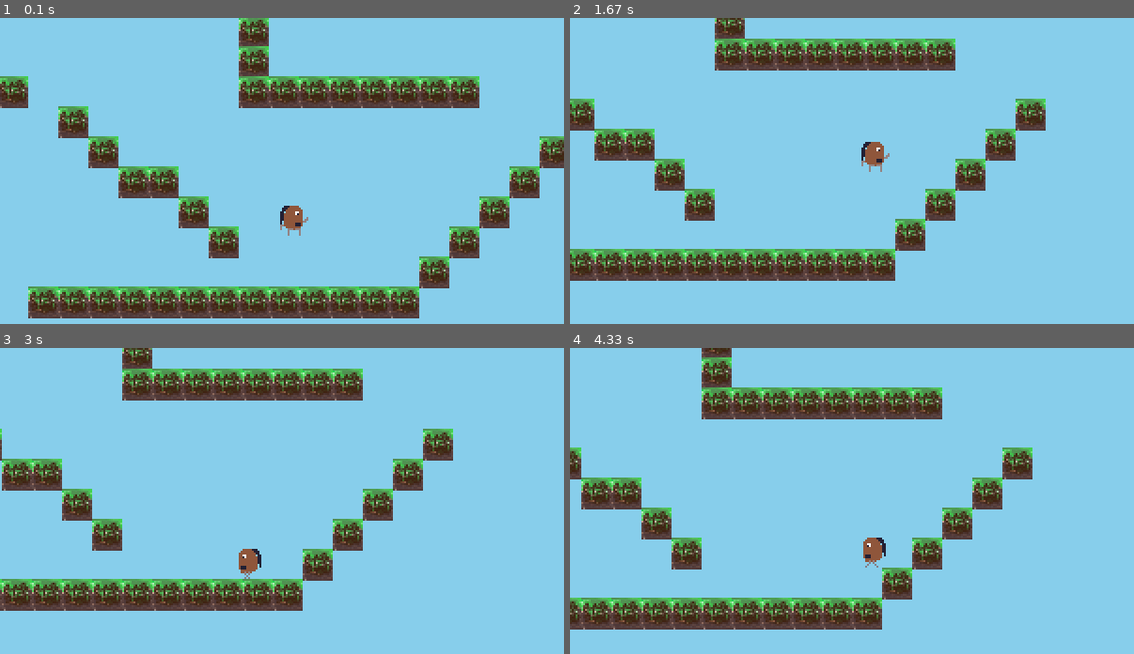
Above: before the commit, frames 1-4 (two rows, left to right).
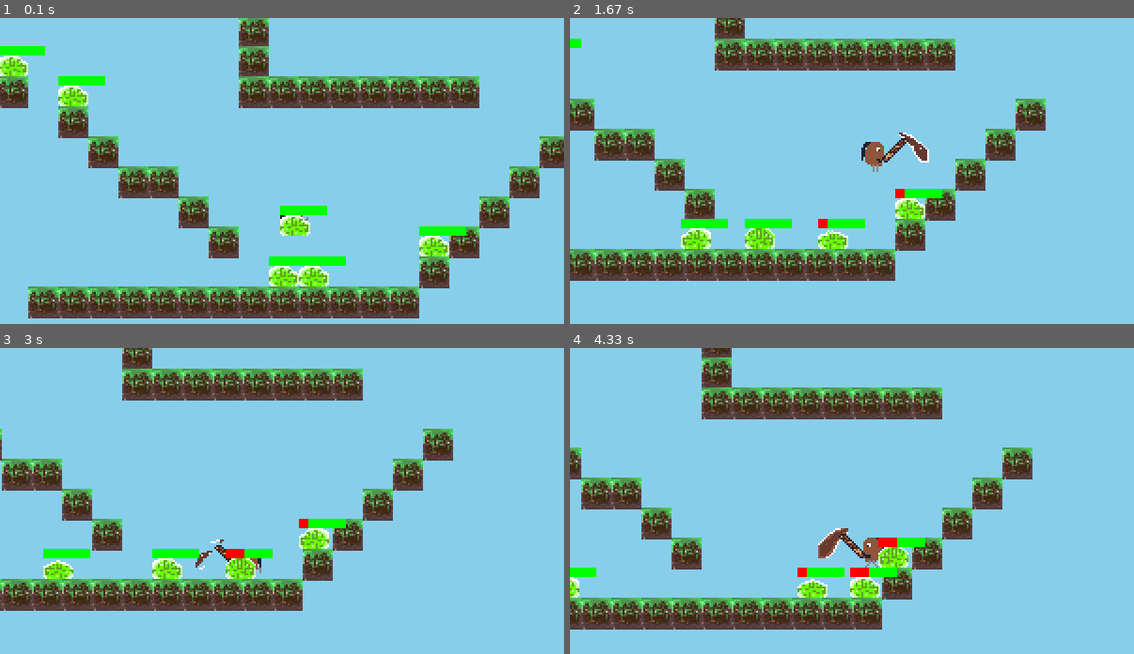
Above: after the commit, the same moments.

Repository: Aimisnotavailable/Python-Pygame
Game: pygame game, started from Game/game.py
Two runs of this game, one before a commit and one after it. Both use one fixed random seed, a clock stepped at 60 frames per second and the inputs below.
Inputs:
- Up to frame 1 (0.1 s): no input
- Up to frame 2 (1.67 s): hold X 0.33-0.8 s; hold Right 0.33-0.8 s; hold Right 0.83-1.3 s; tap X at 0.9, 1.2, 1.4 s; hold Up 1.33-1.63 s
- Up to frame 3 (3 s): hold Right 1.67-2.13 s; tap X at 1.73, 2.03, 2.23, 2.53, 2.8 s; hold Left 2.17-2.7 s; hold Left from 2.73 s (still down)
- Up to frame 4 (4.33 s): tap X at 3.1, 3.23, 3.63, 3.93, 4.3 s; release Left at 3.13 s; hold Up 3.17-3.53 s; hold Right 3.57-4.2 s; hold Left from 4.23 s (still down)

The runs differ from the first frame. In frame 1, 3.3% of the frame differs, in the area x 0-83%, y 9-88%; in frame 2, 2.7%; in frame 3, 2.4%; in frame 4, 2.3%.

Commit message:
added slimes n sticks

Diff:
--- a/Game/game.py
+++ b/Game/game.py
@@ -4,7 +4,7 @@
 import random
 from scripts.utils import load_image, load_images, Animation
 from scripts.tilemap import TileMap
-from scripts.entities import PhysicsEntities, Player
+from scripts.entities import PhysicsEntities, Player, Enemy
 
 class Game:
     def __init__(self):
@@ -22,16 +22,28 @@
         self.scroll = [0, 0]
 
         self.assets = {"grass" : load_images("tiles/grass"),
+                       "sword" : load_image("entities/weapon/sword/sword.png"),
+                       "slash" : Animation(load_images("particles/slash"), image_dur=10),
                        "player" : load_image("entities/player/player1.png"),
                        "player/idle" : Animation(load_images("entities/player/idle")),
                        "player/jump" : Animation(load_images("entities/player/jump")),
-                       "player/run" : Animation(load_images("entities/player/run"), image_dur=5)}
+                       "player/run" : Animation(load_images("entities/player/run"), image_dur=5),
+                       "enemy" : load_image("entities/enemy/enemy.png"),
+                       "enemy/idle" : Animation(load_images("entities/enemy/idle"), image_dur=7),
+                       "enemy/damaged" : Animation(load_images("entities/enemy/damaged")),
+                       "enemy/run" : Animation(load_images("entities/enemy/run"), image_dur=5),}
+
         self.tilemap = TileMap(self)
         self.tilemap.load("data/maps/map.json")
 
         self.pos = (self.display.get_width()//2, self.display.get_height()//2)
 
         self.player = Player(self, self.pos)
+        self.enemies = [Enemy(self, self.pos)]
+
+        for loc in self.tilemap.tilemap:
+            if random.randint(0, 4) == 1:
+                self.enemies.append(Enemy(self, (self.tilemap.tilemap[loc]['pos'][0] * self.tilemap.tile_size, self.tilemap.tilemap[loc]['pos'][1] * self.tilemap.tile_size)))
 
     def run(self):
         running = True
@@ -54,27 +66,40 @@
 
                     if event.key == pygame.K_LEFT:
                         self.movement[0] = -1
-                        self.player.set_action("run")
                     if event.key == pygame.K_RIGHT:
                         self.movement[0] = 1
-                        self.player.set_action("run")
-
                     if event.key == pygame.K_UP:
                         self.player.velocity[1] = -3
+
+                    if event.key == pygame.K_x and self.player.attacking <= 0:
+                        self.player.attacking = 30
 
                 if event.type == pygame.KEYUP:
 
                     if event.key == pygame.K_LEFT:
                         self.movement[0] = 0
-                        self.player.set_action("idle")
 
                     if event.key == pygame.K_RIGHT:
                         self.movement[0] = 0
-                        self.player.set_action("idle")
 
             self.tilemap.render(self.display, offset=render_scroll)
             self.player.update(self.tilemap, self.movement)
             self.player.render(self.display, offset=render_scroll)
+
+            for enemy in self.enemies:
+                enemy.update(self.tilemap)
+                enemy.render(self.display, offset=render_scroll)
+
+            if self.player.action == "attack":
+                for enemy in self.enemies:
+                    if enemy.rect().colliderect(self.player.slash_rect):
+                        if enemy.attacked == 0:
+                            enemy.current_hp -=1
+                            enemy.attacked = 30
+                        if enemy.current_hp <= 0:
+                            self.enemies.remove(enemy)
+
+
             self.screen.blit(pygame.transform.scale(self.display, self.screen.get_size()), (0, 0))
 
             pygame.display.update()
--- a/Game/scripts/entities.py
+++ b/Game/scripts/entities.py
@@ -1,4 +1,5 @@
 import pygame
+import random
 
 class PhysicsEntities:
 
@@ -22,7 +23,10 @@
     def set_action(self, action):
         if action != self.action:
             self.action = action
-            self.animation = self.game.assets[self.type + '/' + self.action].copy()
+            if action != "attack":
+                self.animation = self.game.assets[self.type + '/' + self.action].copy()
+            else:
+                self.particle_animation = self.game.assets['slash'].copy()
 
     def rect(self):
         return pygame.Rect(self.pos[0], self.pos[1], self.size[0], self.size[1])
@@ -77,10 +81,46 @@
 
         self.animation.update()
 
+class Enemy(PhysicsEntities):
+    def __init__(self, game, pos, size=(16,16)):
+        super().__init__(game, 'enemy', pos, size)
+
+        self.walking = 0
+        self.current_hp = 5
+        self.max_hp = 5
+        self.attacked =0
+
+    def update(self, tilemap, movement=(0,0)):
+        if self.walking:
+            if tilemap.solid_check((self.rect().centerx + (-7 if self.flip else 7), self.pos[1] + 23)):
+                if(self.collisions['right'] or self.collisions['left']):
+                    self.flip = not self.flip
+                movement = (movement[0] -0.5 if self.flip else 0.5, movement[1])
+            else:
+                self.flip = not self.flip
+            self.walking = max(0, self.walking - 1)
+        elif random.random() < 0.01:
+            self.walking = random.randint(30, 120)
+        super().update(tilemap, movement)
+
+        self.attacked -= 1
+        if self.attacked <= 0:
+            self.attacked = 0
+        if self.movement[0] != 0:
+            self.set_action('run')
+        else:
+            self.set_action('idle')
+
+    def render(self, surf, offset=(0,0)):
+        super().render(surf, offset)
+        pygame.draw.rect(surf, (0, 255, 0), pygame.Rect(self.pos[0] - offset[0] + (5 * (self.max_hp - self.current_hp)), self.pos[1] - offset[1], 5 * self.current_hp, 5))
+        pygame.draw.rect(surf, (255, 0, 0), pygame.Rect(self.pos[0] - offset[0], self.pos[1] - offset[1], 5 * (self.max_hp - self.current_hp), 5))
+
 class Player(PhysicsEntities):
 
     def __init__(self, game, pos, size=(16,16)):
         super().__init__(game,'player', pos, size)
+        self.attacking = 0
 
     def update(self, tilemap, movement=(0,0)):
         super().update(tilemap, movement)
@@ -88,8 +128,11 @@
         self.air_time += 1
         if self.collisions['down']:
             self.air_time = 0
-
-        if self.air_time > 4:
+        self.attacking -= 1
+        if self.attacking > 0:
+            self.set_action('attack')
+            self.particle_animation.update()
+        elif self.air_time > 4:
             self.set_action('jump')
         elif self.movement[0] != 0:
             self.set_action('run')
@@ -98,3 +141,10 @@
 
     def render(self, surf, offset=(0,0)):
         super().render(surf, offset)
+        if(self.action == "attack"):
+            slash_x = self.pos[0] - offset[0] + (-20 if self.flip else 20)
+            slash_y = self.pos[1] - offset[1] - 5
+
+            self.slash_rect = pygame.Rect(slash_x + offset[0], slash_y + offset[1], 8, 16)
+            surf.blit(pygame.transform.flip(self.particle_animation.img(), self.flip, False), (slash_x, slash_y))
+            surf.blit(pygame.transform.flip(self.game.assets['sword'], self.flip, False), (self.pos[0] - offset[0] + (-10 if self.flip else 10), self.pos[1] - offset[1] - 5))
--- a/Game/scripts/tilemap.py
+++ b/Game/scripts/tilemap.py
@@ -27,6 +27,12 @@
                 physics_tiles.append(self.tilemap[key])
         return physics_tiles
 
+    def solid_check(self, pos):
+        tile_loc = str(int((pos[0]//self.tile_size))) + ";" + str(int((pos[1]//self.tile_size)))
+
+        if tile_loc in self.tilemap:
+            return self.tilemap[tile_loc]
+
     def tiles_rect_around(self, pos):
         rects = []
         for tile in self.tiles_around(pos):
Binary file added: Game/data/images/entities/enemy/damaged/0.png
Binary file added: Game/data/images/entities/enemy/enemy.png
Binary file added: Game/data/images/entities/enemy/idle/0.png
Binary file added: Game/data/images/entities/enemy/idle/1.png
Binary file added: Game/data/images/entities/enemy/idle/2.png
Binary file added: Game/data/images/entities/enemy/idle/3.png
Binary file added: Game/data/images/entities/enemy/idle/4.png
Binary file added: Game/data/images/entities/enemy/run/0.png
Binary file added: Game/data/images/entities/enemy/run/1.png
Binary file added: Game/data/images/entities/enemy/run/2.png
Binary file added: Game/data/images/entities/weapon/sword/sword.png
Binary file added: Game/data/images/particles/slash/slash1.png
(and 3 more such lines)
